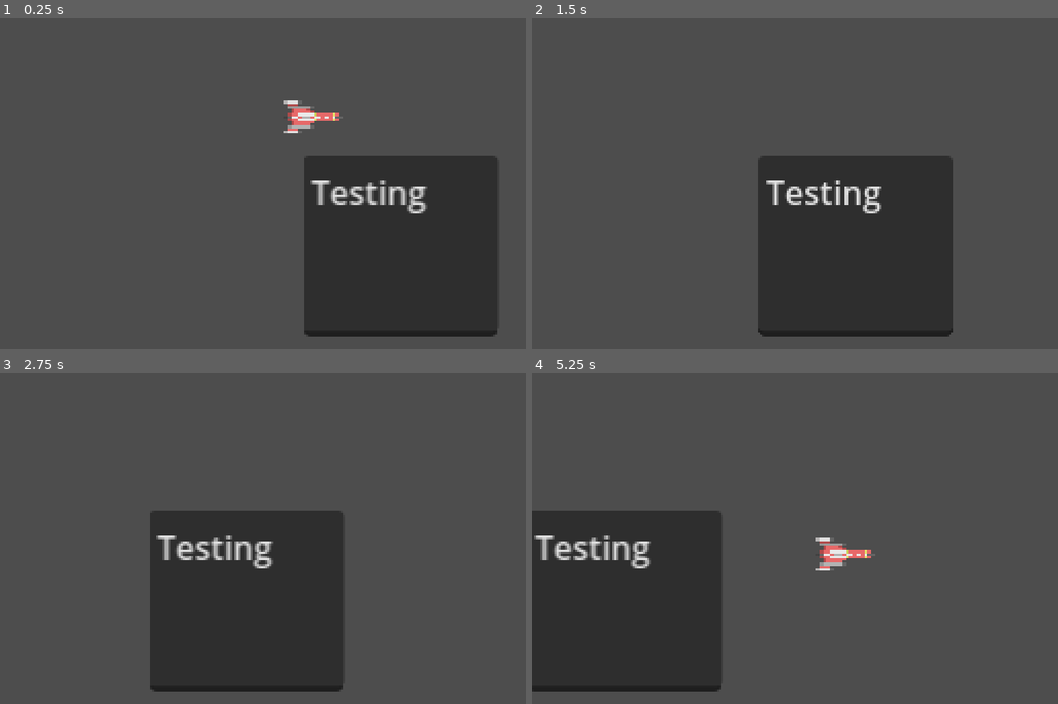
Above: before the commit, frames 1-4 (two rows, left to right).
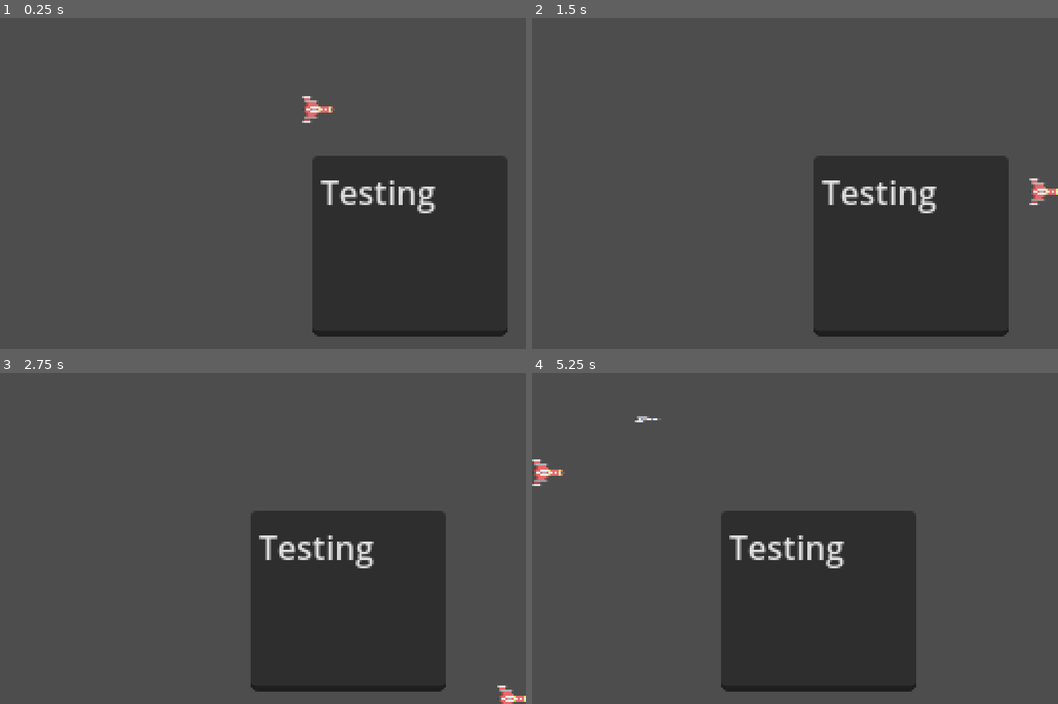
Above: after the commit, the same moments.

Repository: duelll/Fall2023Jam
Game: Godot game, scene res://NoelleTest/NoelleTestScene.tscn
Same seed, same stepped clock (60 frames per second), same inputs: the game is played once before the commit and once after it.
Inputs:
- Up to frame 1 (0.25 s): no input
- Up to frame 2 (1.5 s): hold Right (right) 0.53-1.28 s; tap Z (shoot) at 0.6, 1.35 s; hold S (down) from 1.28 s (still down)
- Up to frame 3 (2.75 s): release S (down) at 2.03 s; hold Right (right) from 2.03 s (still down); tap Z (shoot) at 2.1 s
- Up to frame 4 (5.25 s): release Right (right) at 2.78 s; hold W (up) 2.78-3.53 s; tap Z (shoot) every 0.75 s from 2.85 to 5.1 s; hold Left (left) 3.53-5.03 s; hold S (down) from 5.03 s (still down)

The runs differ from the first frame. In frame 1, 3.5% of the frame differs, in the area x 53-97%, y 23-97%; in frame 2, 13%; in frame 3, 22%; in frame 4, 39%, in the area x 0-74%, y 13-97%.

Commit message:
Basic Shooting, camera boundary, & tweaks

Diff:
--- a/Godot Project/NoelleTest/NoelleTestScene.tscn
+++ b/Godot Project/NoelleTest/NoelleTestScene.tscn
@@ -1,36 +1,81 @@
-[gd_scene load_steps=5 format=3 uid="uid://b8mgrbpeuc2ry"]
+[gd_scene load_steps=11 format=3 uid="uid://b8mgrbpeuc2ry"]
 
 [ext_resource type="Script" path="res://NoelleTest/MainCamera.gd" id="1_i324p"]
 [ext_resource type="Script" path="res://NoelleTest/PlayerMovement.gd" id="2_a0l8o"]
 [ext_resource type="Shape2D" uid="uid://fk2lj85nrb87" path="res://NoelleTest/TestColliderShape.tres" id="2_hiuxk"]
 [ext_resource type="Texture2D" uid="uid://dqbbx5iitsdg6" path="res://NoelleTest/SpaceShipAsset.png" id="3_amoxn"]
+[ext_resource type="Script" path="res://NoelleTest/PlayerShoot.gd" id="5_4im6i"]
+[ext_resource type="PackedScene" uid="uid://b4355rvbnesde" path="res://NoelleTest/player_bullet.tscn" id="6_w5niy"]
+
+[sub_resource type="SegmentShape2D" id="SegmentShape2D_qor5w"]
+a = Vector2(126, -1)
+b = Vector2(-132, -1)
+
+[sub_resource type="SegmentShape2D" id="SegmentShape2D_g663k"]
+a = Vector2(136, 16)
+b = Vector2(-121, 16)
+
+[sub_resource type="SegmentShape2D" id="SegmentShape2D_jb1uu"]
+a = Vector2(3, -127)
+b = Vector2(3, 97)
+
+[sub_resource type="SegmentShape2D" id="SegmentShape2D_kt2lq"]
+a = Vector2(-4, -110)
+b = Vector2(-4, 112)
 
 [node name="NoelleTestScene" type="Node2D"]
 
 [node name="Camera2D" type="Camera2D" parent="."]
 position = Vector2(128, 112)
 script = ExtResource("1_i324p")
+scroll_speed = 0.2
 
-[node name="CharacterBody2D" type="CharacterBody2D" parent="Camera2D"]
-position = Vector2(9, 0)
+[node name="Player" type="CharacterBody2D" parent="Camera2D"]
+position = Vector2(12, -1)
 script = ExtResource("2_a0l8o")
+player_bullet = ExtResource("6_w5niy")
 
-[node name="CollisionShape2D" type="CollisionShape2D" parent="Camera2D/CharacterBody2D"]
+[node name="PlayerHurtbox" type="CollisionShape2D" parent="Camera2D/Player"]
 z_index = 1
-position = Vector2(15.478, -0.780052)
+position = Vector2(14, -3.5)
 shape = ExtResource("2_hiuxk")
 debug_color = Color(0.0941176, 0.643137, 0.203922, 0.419608)
 
-[node name="Sprite2D" type="Sprite2D" parent="Camera2D/CharacterBody2D"]
-texture_filter = 1
-position = Vector2(16.478, -0.78006)
-rotation = -1.57079
-scale = Vector2(1.20234, -1.82094)
+[node name="PlayerSprite" type="Sprite2D" parent="Camera2D/Player"]
+texture_filter = 3
+position = Vector2(15.0441, -3.4787)
+rotation = 1.5708
 texture = ExtResource("3_amoxn")
 region_enabled = true
 region_rect = Rect2(0, 0, 17, 17)
 
-[node name="TextEdit" type="TextEdit" parent="."]
+[node name="FrontBarrel" type="Marker2D" parent="Camera2D/Player"]
+position = Vector2(28, -3)
+script = ExtResource("5_4im6i")
+
+[node name="Camera Boundary" type="CanvasGroup" parent="Camera2D"]
+position = Vector2(132, -2)
+
+[node name="StaticBody2D" type="StaticBody2D" parent="Camera2D/Camera Boundary" groups=["camera_boundary"]]
+position = Vector2(-129, 114)
+
+[node name="SouthWall" type="CollisionShape2D" parent="Camera2D/Camera Boundary/StaticBody2D"]
+position = Vector2(1, 0)
+shape = SubResource("SegmentShape2D_qor5w")
+
+[node name="NorthWall" type="CollisionShape2D" parent="Camera2D/Camera Boundary/StaticBody2D"]
+position = Vector2(-10, -240)
+shape = SubResource("SegmentShape2D_g663k")
+
+[node name="WestWall" type="CollisionShape2D" parent="Camera2D/Camera Boundary/StaticBody2D"]
+position = Vector2(-134, -97)
+shape = SubResource("SegmentShape2D_jb1uu")
+
+[node name="EastWall" type="CollisionShape2D" parent="Camera2D/Camera Boundary/StaticBody2D"]
+position = Vector2(129, -113)
+shape = SubResource("SegmentShape2D_kt2lq")
+
+[node name="TestText" type="TextEdit" parent="."]
 offset_left = 155.0
 offset_top = 130.0
 offset_right = 250.0
--- /dev/null
+++ b/Godot Project/NoelleTest/PlayerBulletScript.gd
@@ -0,0 +1,11 @@
+extends Area2D
+
+@export var speed = 750
+
+func _physics_process(delta):
+	position += transform.x * speed * delta
+	if not get_node("ScreenNotifier").is_on_screen():
+		queue_free()
+
+func _on_body_entered(body):
+	queue_free()
--- a/Godot Project/NoelleTest/PlayerMovement.gd
+++ b/Godot Project/NoelleTest/PlayerMovement.gd
@@ -1,11 +1,26 @@
 extends CharacterBody2D
 
 @export var speed = 200
+@export var player_bullet : PackedScene
+@export var max_bullets = 3
 
 func get_input():
 	var input_direction = Input.get_vector("left", "right", "up", "down")
 	velocity = input_direction * speed
 
+	if Input.is_action_just_pressed("shoot"):
+		shoot()
+
 func _physics_process(delta):
 	get_input()
 	move_and_slide()
+
+func shoot():
+	var all_bullets = get_tree().get_nodes_in_group("player_bullets")
+	if len(all_bullets) < max_bullets:
+		actually_shoot()
+
+func actually_shoot():
+	var b = player_bullet.instantiate()
+	owner.add_child(b)
+	b.transform = $FrontBarrel.global_transform
--- /dev/null
+++ b/Godot Project/NoelleTest/PlayerShoot.gd
@@ -0,0 +1,11 @@
+extends Marker2D
+
+
+# Called when the node enters the scene tree for the first time.
+func _ready():
+	pass # Replace with function body.
+
+
+# Called every frame. 'delta' is the elapsed time since the previous frame.
+func _process(delta):
+	pass
--- a/Godot Project/NoelleTest/TestColliderShape.tres
+++ b/Godot Project/NoelleTest/TestColliderShape.tres
@@ -1,4 +1,4 @@
 [gd_resource type="RectangleShape2D" format=3 uid="uid://fk2lj85nrb87"]
 
 [resource]
-size = Vector2(24, 4)
+size = Vector2(14, 3)
--- /dev/null
+++ b/Godot Project/NoelleTest/player_bullet.tscn
@@ -0,0 +1,32 @@
+[gd_scene load_steps=4 format=3 uid="uid://b4355rvbnesde"]
+
+[ext_resource type="Script" path="res://NoelleTest/PlayerBulletScript.gd" id="1_iy3en"]
+[ext_resource type="Texture2D" uid="uid://dqbbx5iitsdg6" path="res://NoelleTest/SpaceShipAsset.png" id="2_evc5s"]
+
+[sub_resource type="CapsuleShape2D" id="CapsuleShape2D_0xgv3"]
+radius = 1.0
+height = 10.0
+
+[node name="PlayerBullet" type="Area2D" groups=["player_bullets"]]
+script = ExtResource("1_iy3en")
+speed = 300
+
+[node name="BulletHitbox" type="CollisionShape2D" parent="."]
+position = Vector2(1, 0)
+rotation = 1.5708
+shape = SubResource("CapsuleShape2D_0xgv3")
+
+[node name="BulletSprite" type="Sprite2D" parent="."]
+texture_filter = 1
+position = Vector2(2, 0)
+rotation = 1.5708
+scale = Vector2(0.194017, 0.776855)
+texture = ExtResource("2_evc5s")
+region_enabled = true
+region_rect = Rect2(17, 20, 18, 18)
+
+[node name="ScreenNotifier" type="VisibleOnScreenNotifier2D" parent="."]
+position = Vector2(1, 3.57628e-07)
+scale = Vector2(0.7, 0.3)
+
+[connection signal="body_entered" from="." to="." method="_on_body_entered"]
